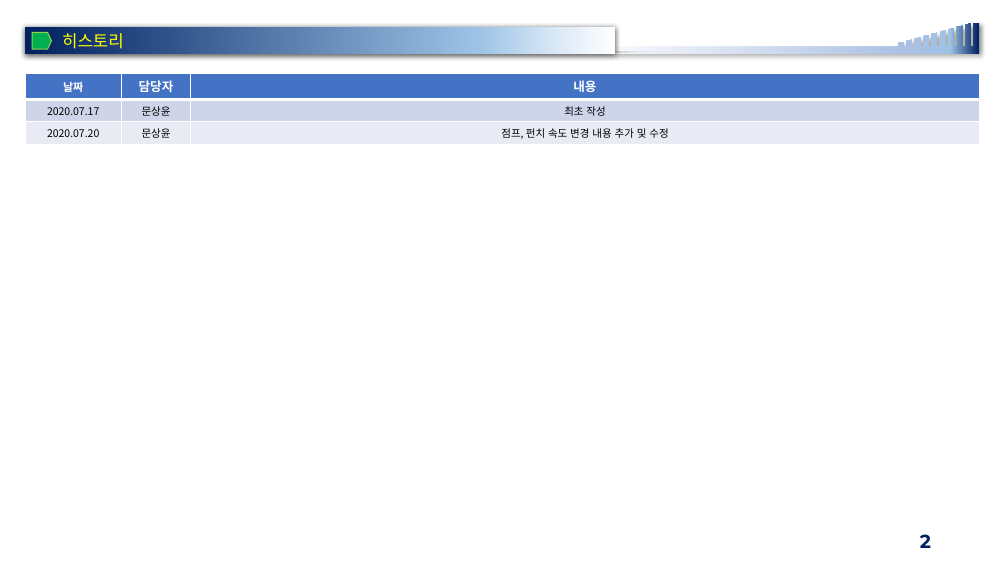
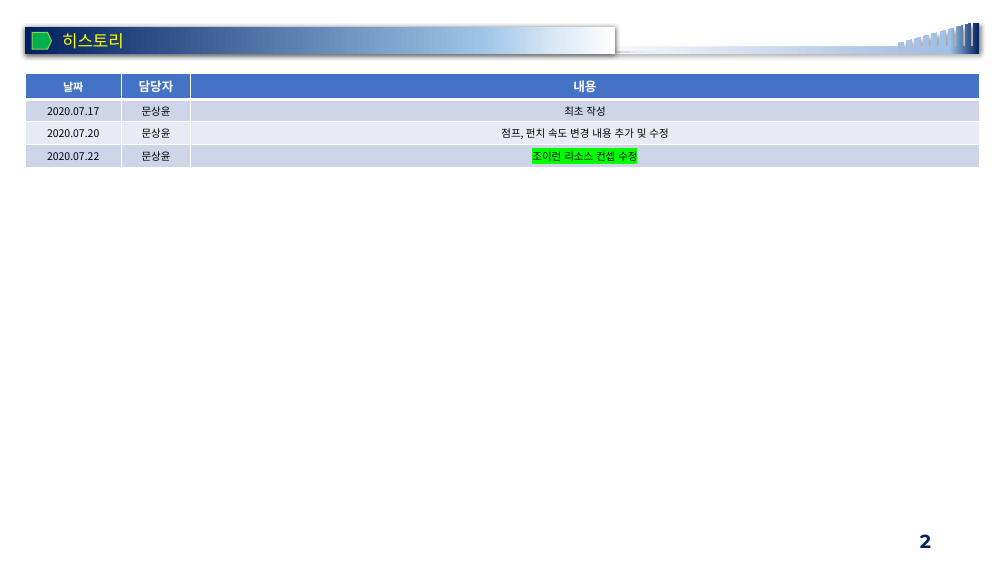
Before and after one commit to rheeeuro/joyrun, a slide deck: slide 2 of docs/[JoyFitness] 전시회용 미니 게임_JoyRun.pptx. Drawn at 1008x567 pixels with LibreOffice and Linux fonts; fonts in the diff are those of the drawing; background and template pictures are left out. Boxes give left, top, right and bottom in pixels: in the first picture for what was removed or moved away, otherwise in the second. Text is boxed around its words. In the diff, an @@ line names an element or a change of style, - is before the commit and + after.

Commit message:
기획서 수정

```diff
--- a/docs/[JoyFitness] 전시회용 미니 게임_JoyRun.pptx
+++ b/docs/[JoyFitness] 전시회용 미니 게임_JoyRun.pptx
@@ table at (25, 73, 979, 165) @@
+row 4: 2020.07.22 | 문상윤 | 조이런 리소스 컨셉 수정
```
Also in this commit, not shown: 2 other slides changed, 1 slide added, 1 slide removed.
